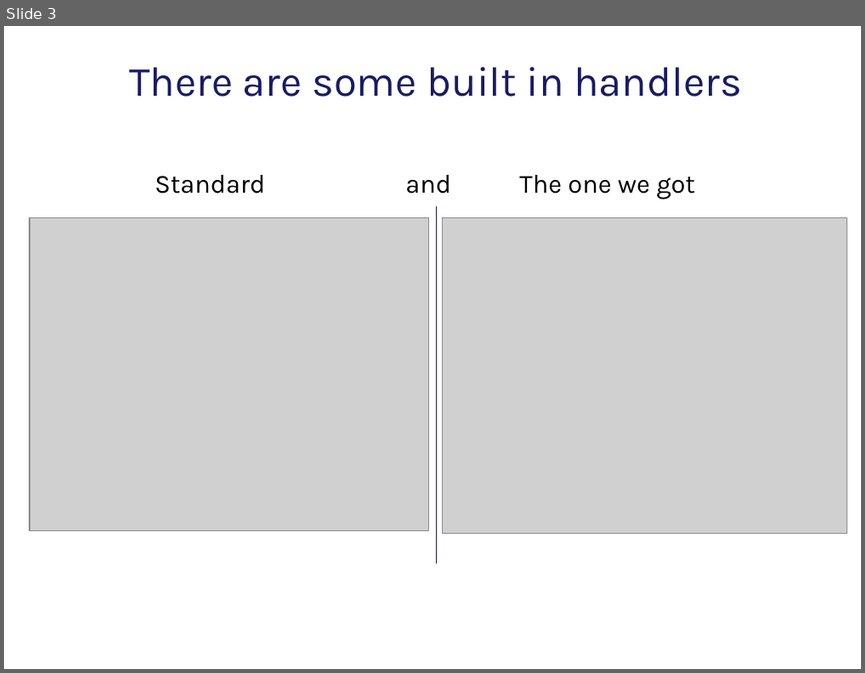
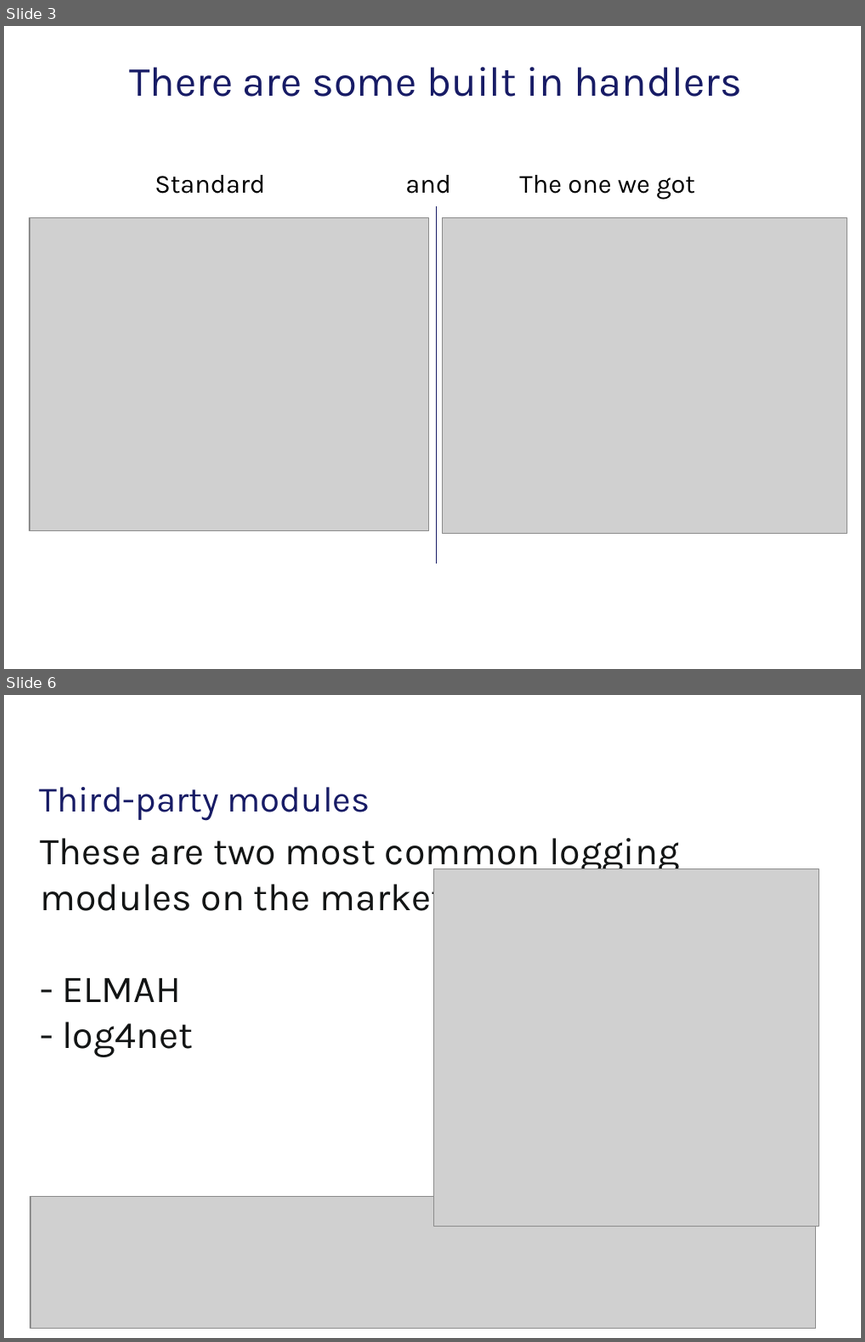
Before and after one commit to tarasiscom/Lv-273, a slide deck: education/Exception_Handling_In_Core_Puhach_Ivan.pptx. Shown one above the other, each under a label of ours: slide 3 before the commit, slides 3 and 6 after it; the slides between them are not shown. The pictures are 865x673 and 865x1342 pixels, drawn with LibreOffice and Linux fonts; fonts in the diff are those of the drawing; grey boxes stand for pictures; background and template pictures are left out. Boxes give left, top, right and bottom in pixels: in the first picture for what was removed or moved away, otherwise in the second. Text is boxed around its words. In the diff, an @@ line names an element or a change of style, - is before the commit and + after.

```diff
--- a/education/Exception_Handling_In_Core_Puhach_Ivan.pptx
+++ b/education/Exception_Handling_In_Core_Puhach_Ivan.pptx
@@ slide 6 added at <box>4,695,861,1338</box>, background #FFFFFF @@
@@ subtitle added at <box>39,787,370,821</box>, 30 pt, text #171B65 @@
+Third-party modules
@@ text added at <box>40,838,679,1057</box>, 32 pt, text #131515 @@
+These are two most common logging modules on the market:
+- ELMAH
+- log4net
@@ picture added at <box>434,869,819,1226</box> @@
@@ picture added at <box>30,1196,817,1328</box> @@
```
Also in this commit, not shown: 4 slides changed, 2 other slides added, 1 slide removed.
